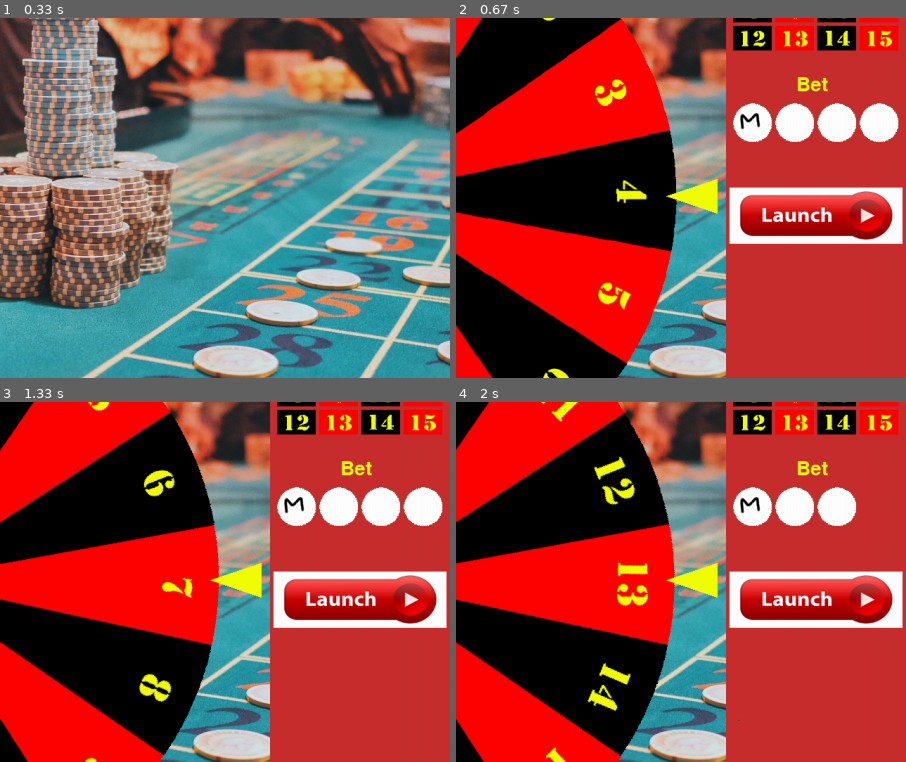
Above: before the commit, frames 1-4 (two rows, left to right).
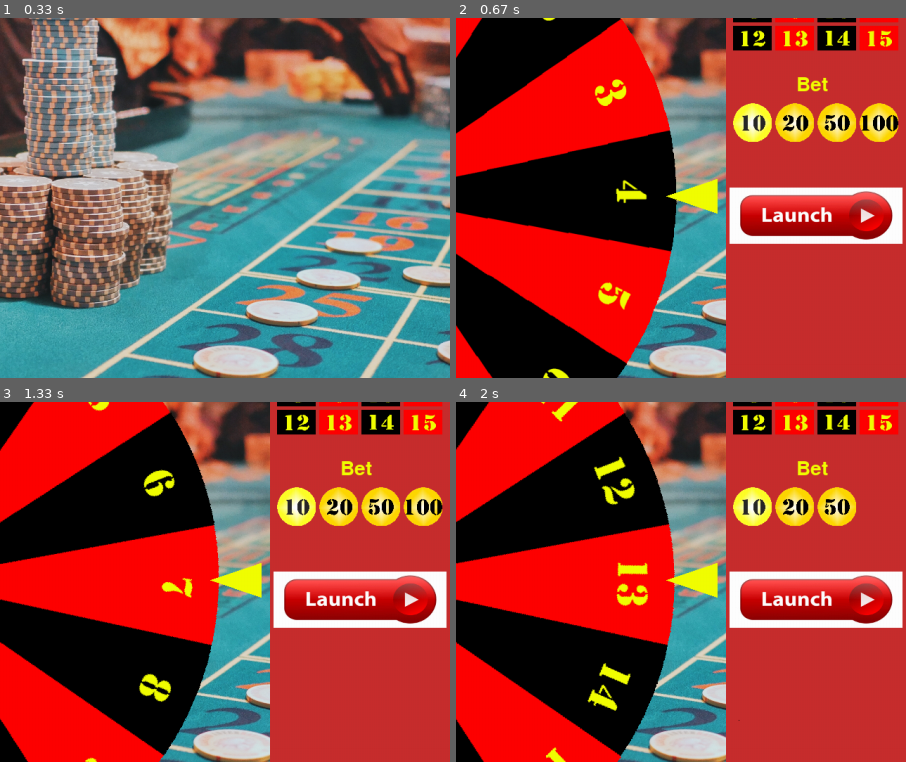
Above: after the commit, the same moments.

Repository: mehradn7/cryptocasino
Game: pygame game, started from main.py
Two runs of this game, one before a commit and one after it. Both use one fixed random seed, a clock stepped at 60 frames per second and the inputs below.
Inputs (mouse positions are % of the whole screen's width and height, from its top left):
- Up to frame 1 (0.33 s): no input
- Up to frame 2 (0.67 s): tap F1 at 0.33 s
- Up to frame 3 (1.33 s): click (90, 53) at 0.82 s
- Up to frame 4 (2 s): tap Space at 1.6 s
The pictures show only the part of the screen within x 50-100%, y 25-75%; the shares and areas given below are measured in that part.

Frame 1 is identical in both runs. In frame 2, 3.0% of the frame differs, in the area x 61-99%, y 23-35%; in frame 3, 3.0%; in frame 4, 2.2%.

Commit message:
graphical update

Diff:
--- a/params.py
+++ b/params.py
@@ -22,5 +22,5 @@
 
 IMAGES_BUTTONS_NORMAL = ["images/{}.png".format(i) for i in range(16)]
 IMAGES_BUTTONS_CLICKED = ["images/{}down.png".format(i) for i in range(16)]
-IMAGES_MISES_NORMAL = ["images/jeton1.png" for i in range(4)]
-IMAGES_MISES_CLICKED = ["images/jeton2.png" for i in range(4)]
+IMAGES_MISES_NORMAL = ["images/jeton{}.png".format(i) for i in [10, 20, 50, 100]]
+IMAGES_MISES_CLICKED = ["images/jeton{}light.png".format(i) for i in [10, 20, 50, 100]]
--- a/view/interface.py
+++ b/view/interface.py
@@ -73,7 +73,7 @@
         self.window.blit(self.fond_sidemenu, (WINDOW_HEIGHT, 0))
 
         # draw section titles
-        font = pygame.font.SysFont("Stilton", 42)
+        font = pygame.font.SysFont("Uroob", 42)
         textyellow = (242, 255, 0)
 
         gainsLabel = font.render("Balance : ${}".format(model.balance), 1, textyellow)
Binary file changed: images/jeton10.png
Binary file changed: images/jeton100.png
Binary file changed: images/jeton100light.png
Binary file changed: images/jeton10light.png
Binary file changed: images/jeton20.png
Binary file changed: images/jeton20light.png
Binary file changed: images/jeton50.png
Binary file changed: images/jeton50light.png
